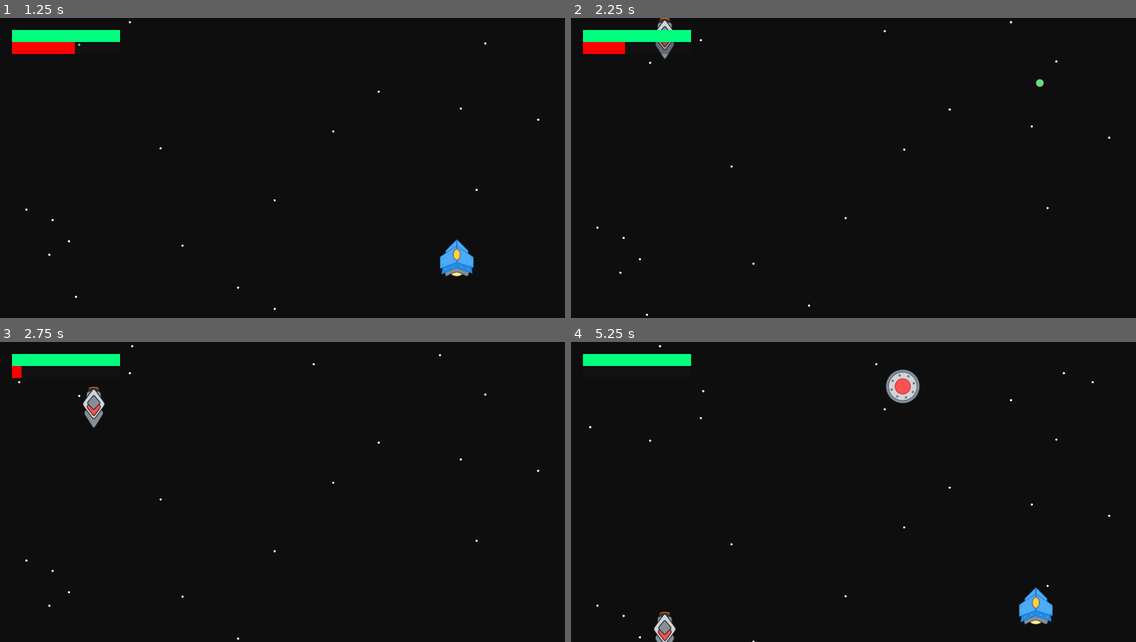
Above: before the commit, frames 1-4 (two rows, left to right).
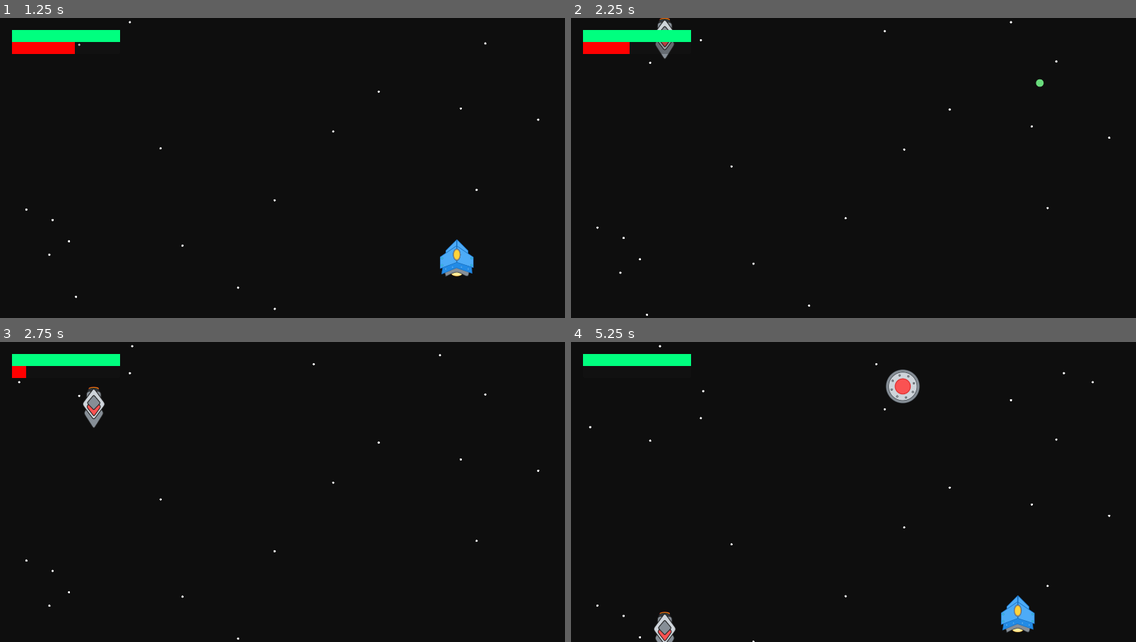
Above: after the commit, the same moments.

Repository: mromphf/nuke-ufos
Game: Godot game, scene res://scenes/main.tscn
Two runs of this game, one before a commit and one after it. Both use one fixed random seed, a clock stepped at 60 frames per second and the inputs below. Sound files missing from this copy of the repository are replaced by a short silence.
Inputs:
- Up to frame 1 (1.25 s): hold D (move_right) from 0.53 s (still down); hold Shift (speed) from 0.53 s (still down)
- Up to frame 2 (2.25 s): release D (move_right) at 1.28 s; release Shift (speed) at 1.28 s; hold S (move_down) 1.28-2.03 s; tap Space (fire) at 1.35 s; tap Shift (speed) at 1.55 s; hold D (move_right) from 2.03 s (still down); hold Shift (speed) from 2.03 s (still down)
- Up to frame 3 (2.75 s): keep holding D (move_right); keep holding Shift (speed)
- Up to frame 4 (5.25 s): release D (move_right) at 2.78 s; release Shift (speed) at 2.78 s; hold W (move_up) 2.78-3.53 s; tap Shift (speed) at 2.85, 4.35 s; hold Shift (speed) 3.53-4.28 s; hold Left (move_left) 3.53-5.03 s; tap Space (fire) at 3.6 s; hold S (move_down) from 5.03 s (still down); hold Shift (speed) from 5.03 s (still down)

Frame 1 is identical in both runs. In frame 2, less than 0.1% of the frame differs, in the area x 9-11%, y 8-12%; in frame 3, less than 0.1%; in frame 4, 0.9%, in the area x 76-86%, y 81-97%.

Commit message:
Replenish fuel tank.

Diff:
--- a/scripts/hud.gd
+++ b/scripts/hud.gd
@@ -5,8 +5,8 @@
 @onready var fuel = $Fuel
 
 
-func on_burn_fuel():
-	fuel.value -= 1
+func on_burn_fuel(f):
+	fuel.value += f
 
 
 func on_player_hit():
--- a/scripts/player.gd
+++ b/scripts/player.gd
@@ -7,7 +7,7 @@
 var _SPEED = 400
 var _hp = 3
 var ammo = 3
-var fuel = 100
+var fuel: float = 100
 
 func ammo_up():
 	ammo = min(3, ammo + 1)
@@ -30,13 +30,18 @@
 func _speed():
 	if Input.is_action_pressed(&"speed") and fuel > 0:
 		fuel -= 1
-		emit_signal(&"burn")
+		emit_signal(&"burn", -1)
 		return _SPEED * 2
+
 	return _SPEED
 
 
 func _process(delta):
 	var velocity = Vector2.ZERO
+
+	if not Input.is_action_pressed(&"speed") and fuel < 100:
+		fuel += 0.1
+		emit_signal(&"burn", 0.1)
 
 	if Input.is_action_pressed(&"move_up"):
 		velocity.y -= 1
